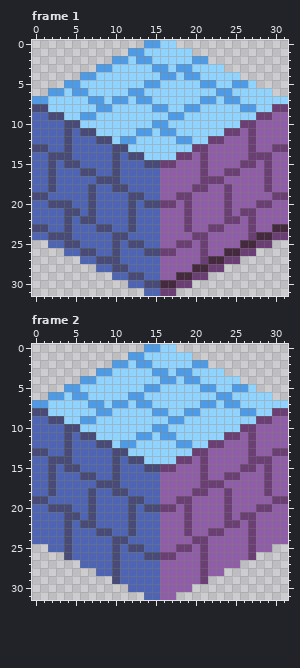
Two states of a pixel-art file, Assets/Art/Stone/S_Wall_Stone_Real_Cube.aseprite. Above is the file before it was changed.
32x32 pixels, 4 frames. Shown: frame 1, frame 2.
After:
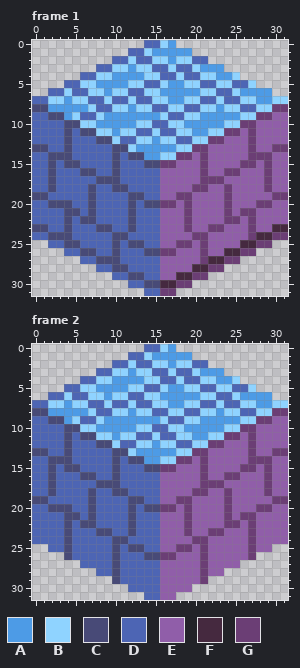
Palette (. is transparent): A #4d9be6  B #8fd3ff  C #484a77  D #4d65b4  E #905ea9  F #45293f  G #6b3e75
Commit: Stone Brick Real World Updated
Changes in this commit:
layer "Flattened Copy" now shown
Frame 1, layer "Flattened #2":
y 0: x 14..15 AA -> DD; x 17 B -> A
y 1: x 12..13 AA -> DD; x 15..19 BBBBB -> AAAAA
y 2: x 10..11 AA -> DD; x 13..14 AA -> DD; x 17 B -> A; x 20..21 AA -> DD
y 3: x 8..9 AA -> DD; x 12 B -> A; x 15..16 AA -> DD; x 18..19 AA -> DD; x 21..23 BBB -> AAA
y 4: x 6..7 AA -> DD; x 10..13 BBBB -> AAAA; x 16..17 AA -> DD; x 19..20 AA -> DD; x 23..24 BB -> AA
y 5: x 4..5 AA -> DD; x 8..11 BBBB -> AAAA; x 14..15 AA -> DD; x 17..18 BB -> AA; x 21..22 AA -> DD; x 25..26 AA -> DD
y 6: x 2..3 AA -> DD; x 5..6 AA -> DD; x 9 B -> A; x 12..13 AA -> DD; x 16..20 BBBBB -> AAAAA; x 23..24 AA -> DD; x 26..29 BBBB -> AAAA
y 7: x 0..1 AA -> DD; x 4 B -> A; x 7..8 AA -> DD; x 10..11 AA -> DD; x 13..14 AA -> DD; x 17..18 BB -> AA; x 21..22 AA -> DD; x 24..25 AA -> DD; x 28..29 BB -> AA
y 8: x 2..6 BBBBB -> AAAAA; x 8..9 AA -> DD; x 12 B -> A; x 15..16 AA -> DD; x 19..20 AA -> DD; x 23 B -> A; x 26..27 AA -> DD
y 9: x 4 B -> A; x 6..7 AA -> DD; x 9..15 BBBBBBB -> AAAAAAA; x 17..18 AA -> DD; x 21..25 BBBBB -> AAAAA
y 10: x 8..12 BBBBB -> AAAAA; x 15..16 AA -> DD; x 19..23 BBBBB -> AAAAA
y 11: x 10 B -> A; x 13..14 AA -> DD; x 16..17 AA -> DD; x 20..21 BB -> AA
y 12: x 11..12 AA -> DD; x 15 B -> A; x 18..19 AA -> DD
y 13: x 13..17 BBBBB -> AAAAA
y 14: x 14..15 BB -> AA
Frame 2, layer "Flattened #2": the same change as frame 1
Pixel boxes of the changes (left, top, right, bottom) in both pictures:
changed: (32, 40, 272, 160)
changed: (32, 344, 272, 464)
